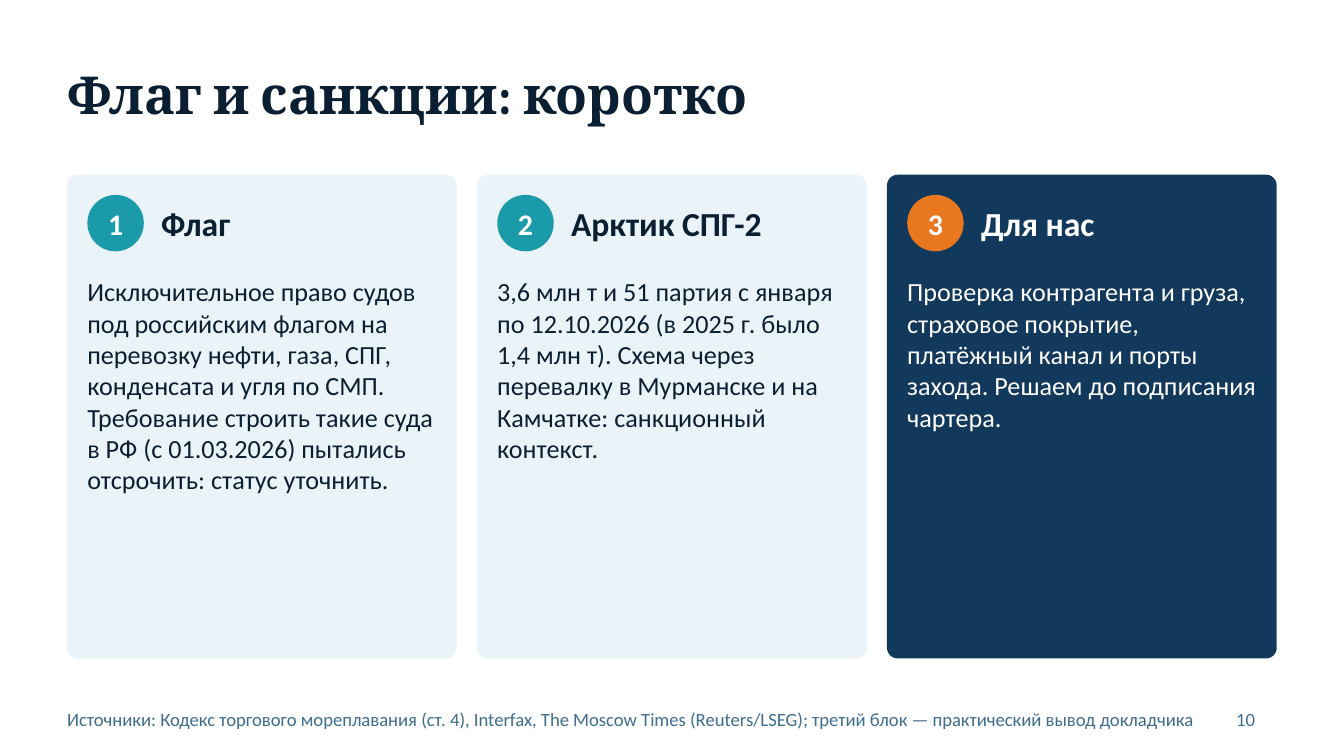
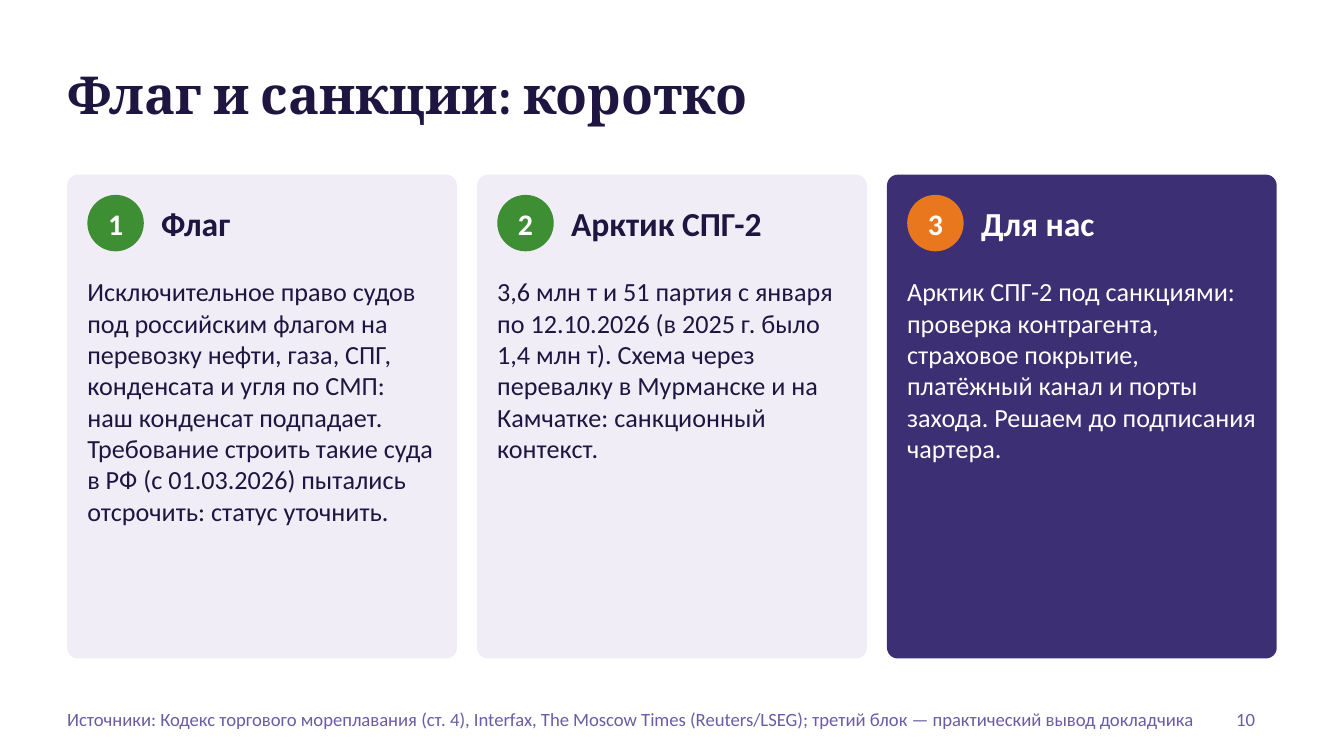
Before and after one commit to Mike-Pits/Arctic_presentation_2026_10_20, a slide deck: slide 10 of Arktika_dengi_i_bezopasnost.pptx. Drawn at 1344x756 pixels with LibreOffice and Linux fonts; fonts in the diff are those of the drawing; background and template pictures are left out. Boxes give left, top, right and bottom in pixels: in the first picture for what was removed or moved away, otherwise in the second. Text is boxed around its words. In the diff, an @@ line names an element or a change of style, - is before the commit and + after.

```diff
--- a/Arktika_dengi_i_bezopasnost.pptx
+++ b/Arktika_dengi_i_bezopasnost.pptx
@@ text colour #0B1F33 to #1E1640 in 4 elements at bbox=[161, 213, 230, 237], bbox=[571, 214, 762, 242], bbox=[497, 283, 833, 458], bbox=[67, 76, 747, 127] @@
@@ rounded rectangle at bbox=[67, 175, 457, 659]: fill #EAF3F7 to #F0EDF7 @@
@@ rounded rectangle at bbox=[477, 175, 867, 659]: fill #EAF3F7 to #F0EDF7 @@
@@ rounded rectangle at bbox=[887, 175, 1277, 659]: fill #12395B to #3D2F73 @@
@@ ellipse at bbox=[87, 195, 144, 251]: fill #1B9AAA to #3E8E34 @@
@@ ellipse at bbox=[497, 195, 554, 251]: fill #1B9AAA to #3E8E34 @@
@@ text at bbox=[87, 284, 433, 526]: text changed; text colour #0B1F33 to #1E1640 @@
-Исключительное право судов под российским флагом на перевозку нефти, газа, СПГ, конденсата и угля по СМП. Требование строить такие суда в РФ (с 01.03.2026) пытались отсрочить: статус уточнить.
+Исключительное право судов под российским флагом на перевозку нефти, газа, СПГ, конденсата и угля по СМП: наш конденсат подпадает. Требование строить такие суда в РФ (с 01.03.2026) пытались отсрочить: статус уточнить.
@@ text at bbox=[907, 284, 1256, 463]: text changed @@
-Проверка контрагента и груза, страховое покрытие, платёжный канал и порты захода. Решаем до подписания чартера.
+Арктик СПГ-2 под санкциями: проверка контрагента, страховое покрытие, платёжный канал и порты захода. Решаем до подписания чартера.
@@ text "Источники: Кодекс торгового мореплавания (ст. ..." at bbox=[67, 712, 1193, 729]: text colour #3E6E8E to #6B5CA5 @@
@@ page number at bbox=[1236, 714, 1255, 726]: text colour #3E6E8E to #6B5CA5 @@
```
Also in this commit, not shown: 11 other slides changed, 1 slide added, 1 slide removed, 6 other files.
